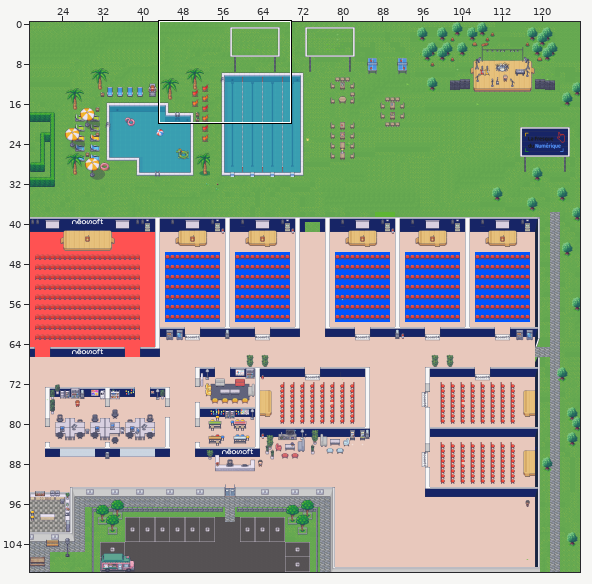
A Tiled map (JSON) gets an edit: map.tmj. The first picture is a wide view before the edit; the outline marks the close-up.
Close-up. Before the commit:
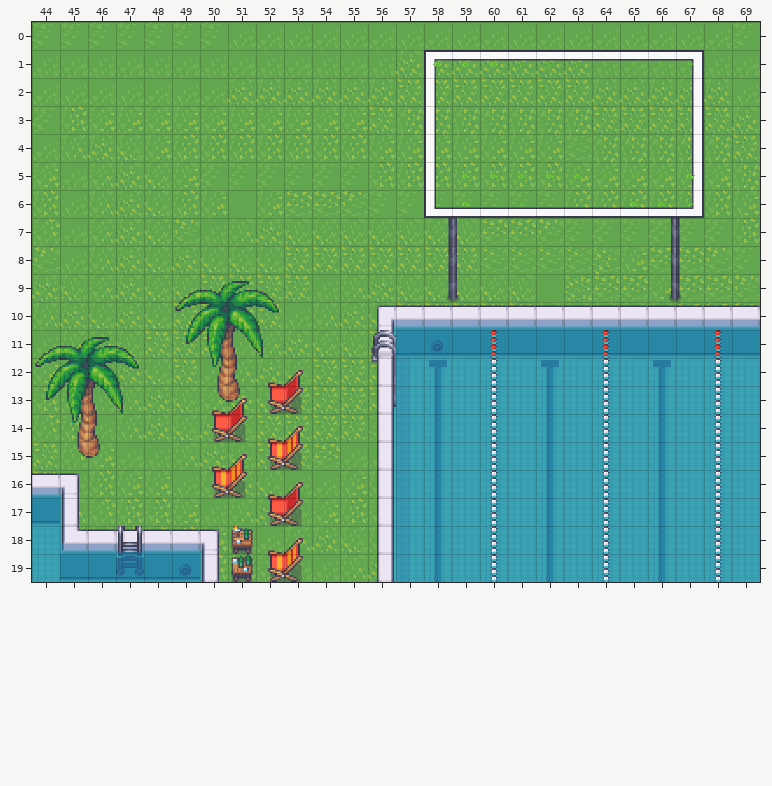
Cells are 32x32 px. Shown: x 44..69, y 0..19. The commit also changed other parts of the map, which this record leaves out.
The same view after the edit:
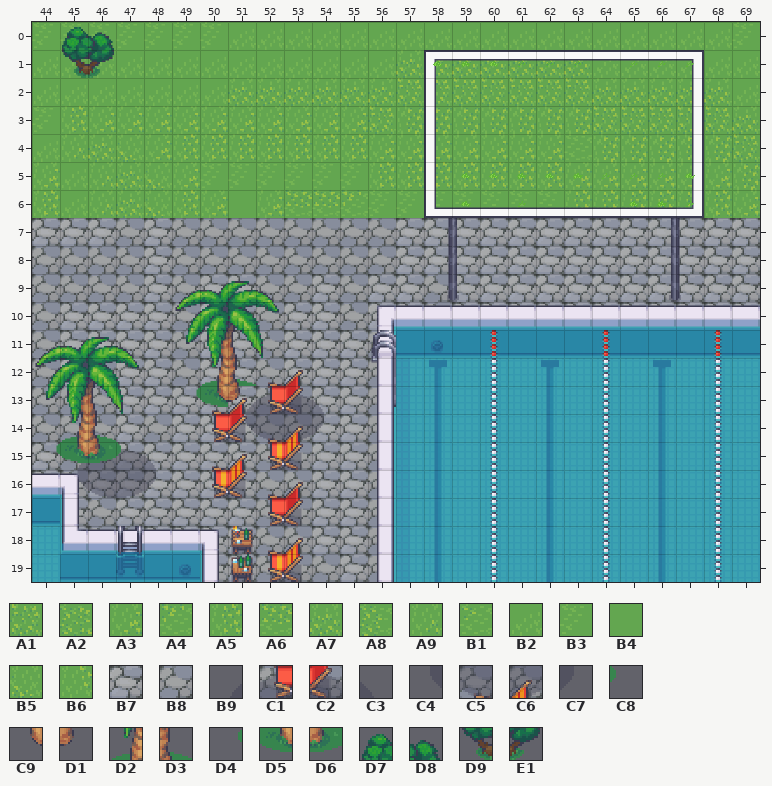
Key: from "Chunk 1": A1 30, A2 30 flipped on the other diagonal, A3 31, A4 31 flipped on the other diagonal, A5 32, A6 32 flipped on the other diagonal, A7 34, A8 34 flipped on the other diagonal, A9 35, B1 35 flipped on the other diagonal, B2 36, B3 36 flipped on the other diagonal, B4 37, B5 38, B6 39, B7 47, B8 57, B9 151, C1 152, C2 153, C3 154, C4 160, C5 161, C6 162, C7 163; from "Chunk 2": C8 92; from "Chunk 4": C9 206, D1 207, D2 220, D3 221, D4 222, D5 223, D6 224; from "Chunk 6": D7 57, D8 58, D9 61, E1 62.
__ is an empty cell.
See-through tiles are keyed as they look on the map.
Difference:
{"where": "layer \"floor\""}
{"y":7,"x":44,"old":"B6 B2 A9 A7 B5 A4 B2 A9 A7 B5 B5 B5 B5 B5 B5 B5 A6 A6 A4 B3 B3 B3 B3 B3 B3 A5","new":"B7 B7 B7 B8 B7 B8 B8 B8 B8 B8 B8 B8 B8 B7 B7 B7 B7 B7 B7 B7 B7 B7 B7 B7 B7 B7"}
{"y":8,"x":44,"old":"A4 B2 A9 A7 B5 A7 B5 B5 B5 A1 A1 A1 A1 A1 A1 A1 B1 B1 B1 B1 A8 A3 A6 A6 A4 B3","new":"B8 B8 B8 B8 B7 B8 B8 B8 B8 B8 B8 B8 B8 B7 B7 B7 B7 B7 B7 B7 B7 B7 B7 B7 B7 B7"}
{"y":9,"x":44,"old":"A7 B5 A9 A7 B5 B5 A1 A1 A1 A1 B2 A9 A7 B5 B5 B5 B5 B5 B4 A2 A6 A6 A3 A6 A6 A4","new":"B8 B8 B8 B8 B7 B8 B7 B7 B8 B8 B7 B8 B7 B7 B8 B7 B7 B7 B7 B7 B7 B7 B7 B7 B7 B7"}
{"y":10,"x":44,"old":"A9 A7 B5 A7 B5 A1 A1 A1 A1 B2 A9 A7 B5 A1 A1 A1 A1 A1 B5 B5 B5 B5 A3 A6 A6 A4","new":"B8 B7 B7 B7 B7 B8 B7 B7 B8 B7 B7 B8 B7 B7 B8 B7 B7 B7 B7 B7 B7 B7 B7 B7 B7 B7"}
{"y":11,"x":44,"old":"B2 A9 A7 B5 A1 A1 A1 B2 A9 A7 B5 B5 A1","new":"B8 B7 B7 B7 B7 B8 B7 B7 B8 B7 B7 B7 B8"}
{"y":12,"x":44,"old":"A3 B2 A9 A7 B5 A1 B2 A9 A7 B5 A1 A1 A1","new":"B8 B7 B8 B7 B7 B8 B7 B7 B8 B7 B7 B7 B8"}
{"y":13,"x":44,"old":"A5 A3 B2 A9 A7 B5 A9 A7 B5 A1 A1 A1 A1","new":"B8 B8 B8 B7 B7 B7 B7 B7 B8 B8 B7 B7 B8"}
{"y":14,"x":44,"old":"B6 A5 B2 A9 A7 B5 A7 B5 A1 A1 A1 A1 B3","new":"B8 B8 B8 B7 B8 B7 B7 B7 B8 B8 B7 B7 B8"}
{"y":15,"x":44,"old":"A1 B6 A3 B2 B2 A9 A7 B5 A1 A1 A6 B2 B2","new":"B7 B8 B8 B7 B7 B7 B7 B7 B8 B8 B7 B7 B8"}
{"y":16,"x":44,"old":"A1 B2 A5 A3 A3 B2 A9 A7 B5 B2 B2 A3 A3","new":"B7 B8 B7 B7 B7 B7 B7 B7 B8 B8 B7 B7 B8"}
{"y":17,"x":45,"old":"A9 B6 A5 A5 A3 B2 A9 A7 B5 A3 A5 A5","new":"B7 B8 B7 B7 B7 B7 B7 B8 B8 B7 B7 B8"}
{"y":18,"x":45,"old":"A9 A7 B6 B6 A5 A3 B2 B2 A9 A7 B5 B6","new":"B7 B8 B8 B7 B7 B7 B7 B8 B8 B7 B7 B8"}
{"y":19,"x":50,"old":"A5 A3 A3 B2 B2 A9 A7","new":"B7 B7 B8 B8 B8 B7 B8"}
{"where": "layer \"belowFurnitures2\""}
{"y":12,"x":50,"old":"__ __","new":"D2 D3"}
{"y":13,"x":49,"old":"__ __ __ __ __ __","new":"D4 D5 B9 C1 C2 C3"}
{"y":14,"x":51,"old":"__ __ __ __","new":"C4 C5 C6 C7"}
{"y":15,"x":45,"old":"__ __ __ __","new":"B9 C1 C2 C3"}
{"y":16,"x":45,"old":"__ __ __ __","new":"C4 C5 C6 C7"}
{"where": "layer \"aboveFurnitures2\""}
{"y":0,"x":45,"old":"__ __","new":"D7 D8"}
{"y":1,"x":45,"old":"__ __","new":"D9 E1"}
{"y":14,"x":45,"old":"__ __","new":"D2 D3"}
{"y":15,"x":44,"old":"__ C9 D1 __","new":"D4 D5 D6 C8"}
{"label":"added","picture_box":[62,27,114,78]}
{"label":"changed","picture_box":[32,218,760,582]}
